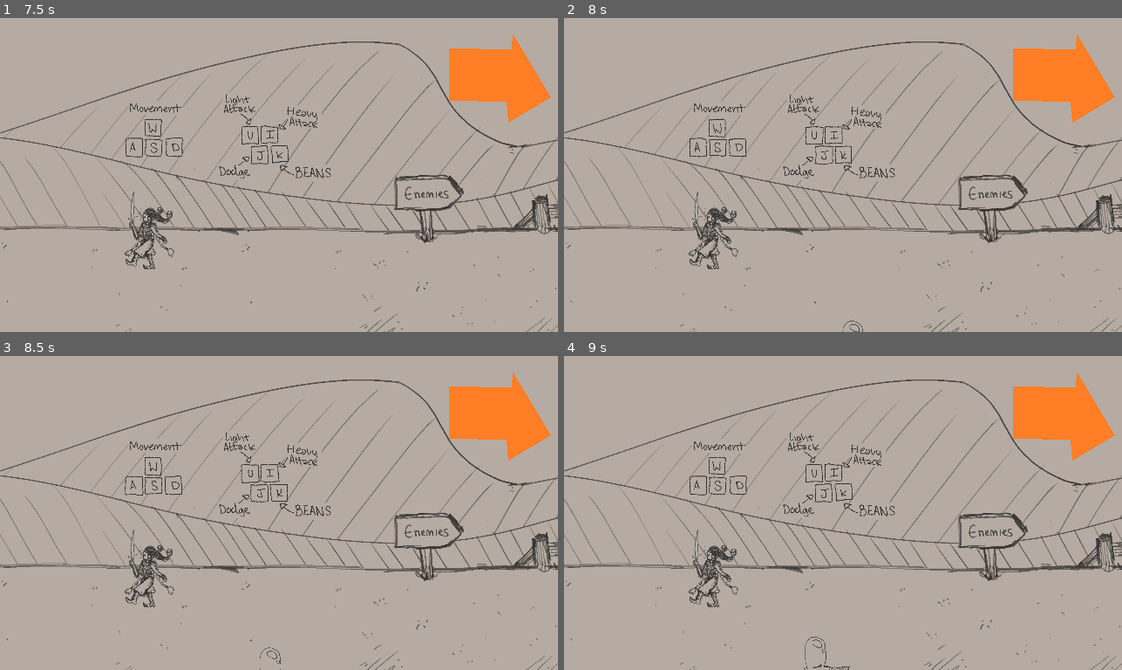
Above: before the commit, frames 1-4 (two rows, left to right).
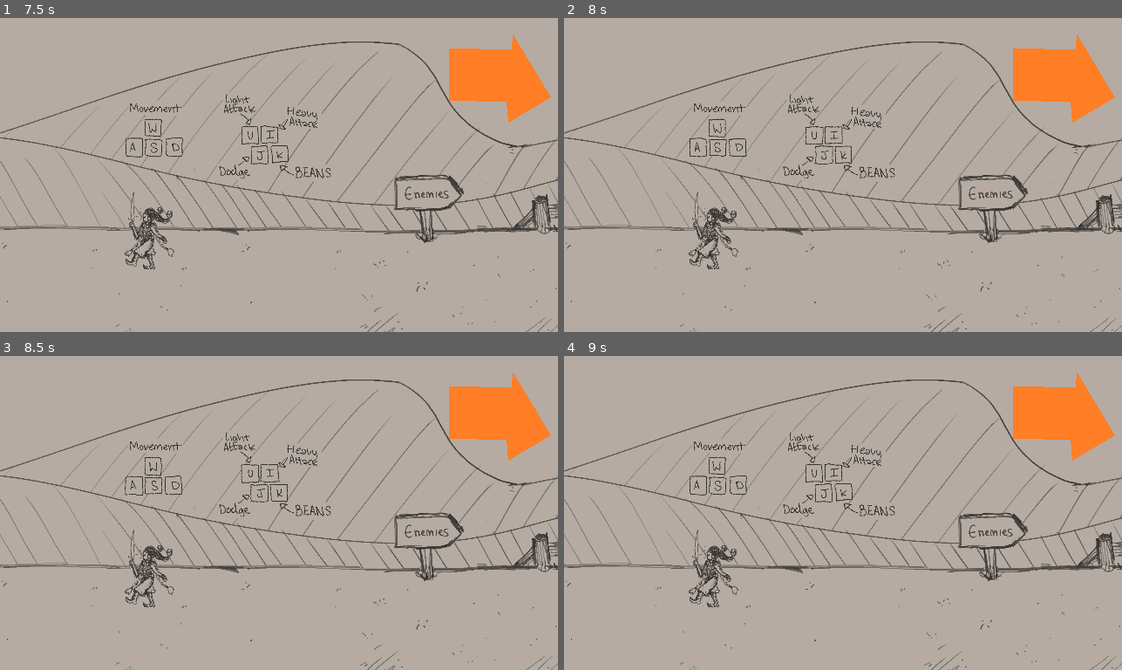
Above: after the commit, the same moments.

Repository: danielday-dev/UOP-GGJ-2024
Game: Godot game, scene res://Scenes/Menu.tscn
Two runs of this game, one before a commit and one after it. Both use one fixed random seed, a clock stepped at 60 frames per second and the inputs below.
Inputs (mouse positions are in pixels of both pictures, inside the frame that each line leads up to):
- Up to frame 1 (7.5 s): hold D (move_right) 0.53-1.25 s; hold K (beans) 0.53-1.25 s; click (262, 175) at 1.25 s; tap Enter at 2, 3.5 s; hold S (move_down) 2.03-2.78 s; tap U (attack1) at 2.1 s; tap K (beans) at 2.3, 3.05, 3.6, 4.55, 5.1, 6.05, 6.8 s; tap Space at 2.75, 4.25 s; hold D (move_right) 2.78-3.53 s; hold I (attack2) 2.78-3.53 s; hold W (move_up) 3.53-4.28 s; hold J (dodge) 4.28-5.03 s; hold A (move_left) 4.28-5.78 s; hold S (move_down) 5.78-6.53 s; hold U (attack1) 5.78-6.53 s; hold D (move_right) 6.53-7.28 s; tap I (attack2) at 6.6 s; hold W (move_up) from 7.28 s (still down); hold K (beans) from 7.28 s (still down)
- Up to frame 2 (8 s): keep holding W (move_up); keep holding K (beans)
- Up to frame 3 (8.5 s): release W (move_up) at 8.03 s; release K (beans) at 8.03 s; hold D (move_right) from 8.03 s (still down); tap J (dodge) at 8.1 s; tap K (beans) at 8.3 s
- Up to frame 4 (9 s): release D (move_right) at 8.78 s; hold S (move_down) from 8.78 s (still down); hold K (beans) from 8.78 s (still down)

Frame 1 is identical in both runs. In frame 2, less than 0.1% of the frame differs, in the area x 49-54%, y 96-100%; in frame 3, less than 0.1%; in frame 4, less than 0.1%, in the area x 42-52%, y 89-100%.

Commit message:
fixed a bunch of bugs or something

Diff:
--- a/Prefabs/Enemy.tscn
+++ b/Prefabs/Enemy.tscn
@@ -1,26 +1,16 @@
 [gd_scene load_steps=6 format=3 uid="uid://ymj72rk301d8"]
 
 [ext_resource type="Script" path="res://Source/Enemy.gd" id="1_clj3o"]
-[ext_resource type="Texture2D" uid="uid://bt6u3q54udja6" path="res://Resources/DefaultTexture.png" id="1_oyk4n"]
+[ext_resource type="Texture2D" uid="uid://bt6u3q54udja6" path="res://Resources/DefaultTexture.png" id="2_iakpy"]
 
-[sub_resource type="SpriteFrames" id="SpriteFrames_peagi"]
+[sub_resource type="SpriteFrames" id="SpriteFrames_72ipd"]
 animations = [{
-"frames": [],
+"frames": [{
+"duration": 1.0,
+"texture": ExtResource("2_iakpy")
+}],
 "loop": true,
 "name": &"idle",
-"speed": 5.0
-}, {
-"frames": [],
-"loop": true,
-"name": &"lightAttack",
-"speed": 5.0
-}, {
-"frames": [{
-"duration": 1.0,
-"texture": ExtResource("1_oyk4n")
-}],
-"loop": true,
-"name": &"moving",
 "speed": 5.0
 }]
 
@@ -37,15 +27,15 @@
 
 [node name="Sprite" type="AnimatedSprite2D" parent="."]
 texture_filter = 1
-sprite_frames = SubResource("SpriteFrames_peagi")
+sprite_frames = SubResource("SpriteFrames_72ipd")
 animation = &"idle"
 
 [node name="Collider_Body" type="CollisionShape2D" parent="."]
 shape = SubResource("CapsuleShape2D_2ac44")
 
 [node name="EnemyHitbox" type="Area2D" parent="."]
-collision_layer = 128
-collision_mask = 0
+collision_layer = 0
+collision_mask = 128
 
 [node name="HitboxCollider" type="CollisionShape2D" parent="EnemyHitbox"]
 position = Vector2(0, 1)
--- a/Prefabs/Player.tscn
+++ b/Prefabs/Player.tscn
@@ -81,32 +81,33 @@
 shape = SubResource("CapsuleShape2D_65r7v")
 
 [node name="Hitbox" type="Area2D" parent="."]
-collision_layer = 32
-collision_mask = 0
+collision_layer = 0
+collision_mask = 32
 
 [node name="HitboxCollider" type="CollisionShape2D" parent="Hitbox"]
 position = Vector2(0, 0.625)
 shape = SubResource("RectangleShape2D_04agm")
 
 [node name="LightFeatherHurtbox" type="Area2D" parent="."]
-collision_layer = 0
-collision_mask = 128
-monitorable = false
+collision_layer = 128
+collision_mask = 0
 script = ExtResource("7_npm28")
 attackDamage = 1
 
 [node name="HurtboxCollider" type="CollisionShape2D" parent="LightFeatherHurtbox"]
 position = Vector2(57, 1)
 shape = SubResource("RectangleShape2D_5oplk")
+disabled = true
 
 [node name="HeavyFeatherHurtbox" type="Area2D" parent="."]
-collision_layer = 0
-collision_mask = 128
-monitorable = false
+collision_layer = 128
+collision_mask = 0
 script = ExtResource("7_npm28")
+attackDamage = 1
 
 [node name="HurtboxCollider" type="CollisionShape2D" parent="HeavyFeatherHurtbox"]
 position = Vector2(40.5, 2.5)
 shape = SubResource("RectangleShape2D_8fcfc")
+disabled = true
 
 [connection signal="area_entered" from="Hitbox" to="." method="_on_hitbox_area_entered"]
--- a/Prefabs/Slime.tscn
+++ b/Prefabs/Slime.tscn
@@ -13,7 +13,6 @@
 speedMulitplier = 0.2
 animation = &"yom"
 priority = 0.0
-damage = 1.0
 hurtboxName = NodePath("Yom")
 nextState = 0
 
@@ -57,7 +56,6 @@
 position = Vector2(32, -21)
 scale = Vector2(0.2, 0.2)
 sprite_frames = SubResource("SpriteFrames_ag204")
-animation = &"yom"
 
 [node name="EnemyHitbox" parent="." index="2"]
 scale = Vector2(2, 1)
@@ -66,11 +64,12 @@
 position = Vector2(0, 0)
 
 [node name="Yom" type="Area2D" parent="." index="3"]
-collision_layer = 0
-collision_mask = 32
-monitorable = false
+collision_layer = 32
+collision_mask = 0
 script = ExtResource("6_nja8o")
+attackDamage = 1
 
 [node name="HurtboxCollider" type="CollisionShape2D" parent="Yom" index="0"]
 position = Vector2(36, 0)
 shape = SubResource("RectangleShape2D_lv4v1")
+disabled = true
--- a/Resources/AttackInfo.gd
+++ b/Resources/AttackInfo.gd
@@ -6,7 +6,6 @@
 @export var speedMulitplier : float = 0
 @export var animation : StringName = ""
 @export var priority : float = 0
-@export var damage : float = 0
 @export var hurtboxName : NodePath = ""
 @export var nextState : EnemyState = EnemyState.Grounded
 
--- a/Scenes/Menu.tscn
+++ b/Scenes/Menu.tscn
@@ -1,10 +1,16 @@
-[gd_scene load_steps=11 format=3 uid="uid://brhpu6rkh43kg"]
+[gd_scene load_steps=13 format=3 uid="uid://brhpu6rkh43kg"]
 
 [ext_resource type="Texture2D" uid="uid://b3es6pgf38t5" path="res://Resources/Menu/Menu.png" id="1_d3d2f"]
 [ext_resource type="Texture2D" uid="uid://dw6obuytdfvfe" path="res://Resources/Menu/MenuButton-active.png" id="2_lxa8f"]
 [ext_resource type="Texture2D" uid="uid://ku1x7nwp7a7g" path="res://Resources/Menu/MenuButton-highlight.png" id="3_nbsel"]
 [ext_resource type="Texture2D" uid="uid://ddnc7gsiuaiei" path="res://Resources/Menu/MenuButton.png" id="4_5lmfo"]
 [ext_resource type="Script" path="res://Source/MenuButton.gd" id="4_i6fd0"]
+
+[sub_resource type="InputEventAction" id="InputEventAction_qejfi"]
+action = &"start"
+
+[sub_resource type="Shortcut" id="Shortcut_37xe2"]
+events = [SubResource("InputEventAction_qejfi")]
 
 [sub_resource type="AtlasTexture" id="AtlasTexture_ih313"]
 atlas = ExtResource("4_5lmfo")
@@ -61,6 +67,9 @@
 grow_horizontal = 2
 grow_vertical = 2
 scale = Vector2(0.25, 0.25)
+shortcut = SubResource("Shortcut_37xe2")
+shortcut_feedback = false
+shortcut_in_tooltip = false
 texture_pressed = ExtResource("2_lxa8f")
 texture_hover = ExtResource("3_nbsel")
 script = ExtResource("4_i6fd0")
--- a/Scenes/Stage1.tscn
+++ b/Scenes/Stage1.tscn
@@ -148,10 +148,6 @@
 position = Vector2(184, 288)
 floor_max_angle = 1.45211
 
-[node name="Slime" parent="." instance=ExtResource("5_6vdjg")]
-z_as_relative = false
-position = Vector2(489, 473)
-
 [node name="Environment" type="StaticBody2D" parent="."]
 
 [node name="Upper Boundary" type="CollisionShape2D" parent="Environment"]
@@ -379,19 +375,19 @@
 position = Vector2(5, -126)
 
 [node name="Slime" parent="Encounter1/Wave1" instance=ExtResource("5_6vdjg")]
-position = Vector2(-60, 81)
+position = Vector2(-59, 101)
 
 [node name="Slime2" parent="Encounter1/Wave1" instance=ExtResource("5_6vdjg")]
-position = Vector2(84, 63)
+position = Vector2(63, 79)
 
 [node name="Wave2" type="Node2D" parent="Encounter1"]
 position = Vector2(-4, -167)
 
 [node name="Slime" parent="Encounter1/Wave2" instance=ExtResource("5_6vdjg")]
-position = Vector2(-69, 40)
+position = Vector2(-61, 57)
 
 [node name="Slime2" parent="Encounter1/Wave2" instance=ExtResource("5_6vdjg")]
-position = Vector2(100, 42)
+position = Vector2(46, 43)
 
 [node name="Encounter2" parent="." node_paths=PackedStringArray("graveyard") instance=ExtResource("5_uywg0")]
 position = Vector2(1060, 266)
@@ -422,9 +418,5 @@
 
 [node name="Graveyard" type="Node2D" parent="."]
 
-[connection signal="died" from="Slime" to="Encounter1" method="enemyHasDied"]
 [connection signal="timeout" from="Camera/GIANTORANGEARROW/ArrowTimer" to="Camera" method="_on_arrow_timer_timeout"]
-[connection signal="died" from="Encounter1/Wave1/Slime" to="Encounter1" method="enemyHasDied"]
-[connection signal="died" from="Encounter1/Wave1/Slime2" to="Encounter1" method="enemyHasDied"]
-[connection signal="died" from="Encounter1/Wave2/Slime" to="Encounter1" method="enemyHasDied"]
-[connection signal="died" from="Encounter1/Wave2/Slime2" to="Encounter1" method="enemyHasDied"]
+[connection signal="limitCameraMovement" from="Encounter1" to="Camera" method="changeRightLimit"]
--- a/Source/Camera.gd
+++ b/Source/Camera.gd
@@ -18,3 +18,6 @@
 
 		var y = zoom.y * (screen_size.y / 2);
 		position.y = clamp(position.y, limit_top + y, limit_bottom - y);
+
+func changeRightLimit(newLimit:float):
+	limit_right = max(newLimit, limit_right)
--- a/Source/Enemy.gd
+++ b/Source/Enemy.gd
@@ -10,9 +10,10 @@
 @export var Attacks : Array[AttackInfo]
 @export var minimumDistanceFromPlayer = 80
 @export_category("Combat Stats")
-@export var maxHealth: float = 100;
+@export var maxHealth: float = 3;
 
-var currentHealth :float = maxHealth;
+var children;
+var currentHealth :float;
 enum EnemyState{
 	Grounded,
 	Airborne,
@@ -29,17 +30,16 @@
 
 func _ready():
 	player = $/root/Main/Player
-	for attack in Attacks:
-		var attackNode = get_node(attack.hurtboxName)
-		attackNode.attackDamage = attack.damage
+	currentHealth = maxHealth;
+	children = get_children()
 
 func _physics_process(delta):
 	var movement : Vector2
 
-	var distanceFromPlayer : float = ((position - player.position) * Vector2(1, 4)).length()
+	var distanceFromPlayer : float = ((global_position - player.global_position) * Vector2(1, 4)).length()
 
 	if minimumDistanceFromPlayer <= distanceFromPlayer:
-		movement = position.direction_to(player.position)
+		movement = global_position.direction_to(player.global_position)
 	else:
 		movement = Vector2.ZERO
 	var moveMultiplier : float = 0
@@ -66,13 +66,13 @@
 		EnemyState.Airborne:
 			pass
 		EnemyState.Attacking:
-			(get_node(activeAttack.hurtboxName) as Area2D).monitorable = true;
+			(get_node(activeAttack.hurtboxName) as Area2D).get_child(0).disabled = false;
 			moveMultiplier = activeAttack.speedMulitplier;
 			setAnimation(activeAttack.animation)
 
 			if animationEnded():
 				enemyState = activeAttack.nextState as EnemyState;
-				(get_node(activeAttack.hurtboxName) as Area2D).monitorable = false
+				(get_node(activeAttack.hurtboxName) as Area2D).get_child(0).disabled = true
 
 		EnemyState.Stunned:
 			pass
@@ -105,11 +105,18 @@
 		isFlipped = shouldBeFlipped
 
 func die():
-	died.emit()
+	print("bazoogal the enemy died")
+	died.emit(self)
 	enemyState = EnemyState.Dead
-
+	print("this is the part where he (the animation) kills you")
+	for child in children:
+		if child is Area2D:
+			child.get_child(0).set_deferred("disabled", true)
+	set_physics_process(false)
+	set_process(false)
 
 func _on_enemy_hitbox_area_entered(area):
+	print("steve the slime has had his ass slapped")
 	currentHealth -= area.attackDamage
 	if currentHealth <= 0:
 		die()
--- a/Source/Player.gd
+++ b/Source/Player.gd
@@ -4,11 +4,9 @@
 @export var SPEED: float = 300.0;
 @export var momentumDampening :float = 40;
 @export_category("Combat Stats")
-@export var maxHealth: float = 100;
-var currentHealth :float = maxHealth;
-@export var lightDamage : float = 20;
-@export var heavyDamage : float = 40;
-@export var beansHeal : float = 50;
+@export var maxHealth: float = 6;
+var currentHealth :float
+@export var beansHeal : float = 2;
 @export var numBeans : int = 3;
 
 enum PlayerState{
@@ -18,8 +16,12 @@
 	Attacking,
 	Stunned,
 	Prone,
+	Dead,
 }
 var playerState : PlayerState = PlayerState.Grounded
+
+func _ready():
+	currentHealth = maxHealth;
 
 enum AttackType{
 	Light,
@@ -74,12 +76,12 @@
 			match attackType:
 				AttackType.Light:
 					moveMultiplier = 0.6
-					$LightFeatherHurtbox.monitorable = true
+					$LightFeatherHurtbox/HurtboxCollider.disabled = false
 					setAnimation("featherLight")
 
 				AttackType.Heavy:
 					moveMultiplier = 0.4
-					$HeavyFeatherHurtbox.monitorable = true
+					$HeavyFeatherHurtbox/HurtboxCollider.disabled = false
 					setAnimation("featherHeavy")
 
 				AttackType.Beans:
@@ -88,8 +90,8 @@
 
 			if animationEnded():
 				playerState = PlayerState.Grounded
-				$LightFeatherHurtbox.monitorable = false
-				$HeavyFeatherHurtbox.monitorable = false
+				$LightFeatherHurtbox/HurtboxCollider.disabled = true
+				$HeavyFeatherHurtbox/HurtboxCollider.disabled = true
 
 		PlayerState.Stunned:
 			pass
@@ -122,9 +124,12 @@
 		isFlipped = shouldBeFlipped
 
 func _on_hitbox_area_entered(area):
-	currentHealth -= area.damage
+	print("player has been hit uwu")
+	currentHealth -= area.attackDamage
+	print(currentHealth)
 	if currentHealth <= 0:
 		die()
 
 func die():
 	print("easy mode is now available")
+	playerState = PlayerState.Dead
--- a/Source/WaveBoundary.gd
+++ b/Source/WaveBoundary.gd
@@ -1,8 +1,5 @@
 extends Area2D
 
-
-
-@export var cameraClampLocationX : float = 0
 @export var graveyard : Node2D
 
 @export var cameraXLimit : float = 0
@@ -18,8 +15,8 @@
 	for child in children:
 		if !(child is Timer) and !(child is CollisionShape2D):
 			child.hide()
-			child.set_process(false)
 			for kid in child.get_children():
+				kid.set_physics_process(false)
 				kid.died.connect(enemyHasDied)
 
 
@@ -28,19 +25,21 @@
 	pass
 
 func _on_body_entered(body):
-	limitCameraMovement.emit()
+	limitCameraMovement.emit(cameraXLimit)
 	var tim = get_child(1)
 	tim.start()
+	print("nice body (im picking you up)")
 
 func _on_mob_spawn_timer_timeout():
 	for child in children:
 		if !(child is Timer) and !child.visible:
-			child.set_process(true)
+			for kid in child.get_children():
+				kid.set_physics_process(true)
 			child.show()
 			break;
 
 func playerHasDefeatedEnemies():
-	limitCameraMovement.emit()
+	limitCameraMovement.emit(cameraXLimit)
 
 func checkAllWavesClear():
 	for child in children:
@@ -49,5 +48,5 @@
 	playerHasDefeatedEnemies()
 
 func enemyHasDied(body):
-	body.reparent(graveyard)
+	body.call_deferred("reparent", graveyard)
 	checkAllWavesClear()
--- a/project.godot
+++ b/project.godot
@@ -66,6 +66,11 @@
 "deadzone": 0.5,
 "events": []
 }
+start={
+"deadzone": 0.5,
+"events": [Object(InputEventKey,"resource_local_to_scene":false,"resource_name":"","device":-1,"window_id":0,"alt_pressed":false,"shift_pressed":false,"ctrl_pressed":false,"meta_pressed":false,"pressed":false,"keycode":0,"physical_keycode":4194309,"key_label":0,"unicode":0,"echo":false,"script":null)
+]
+}
 
 [layer_names]
 
